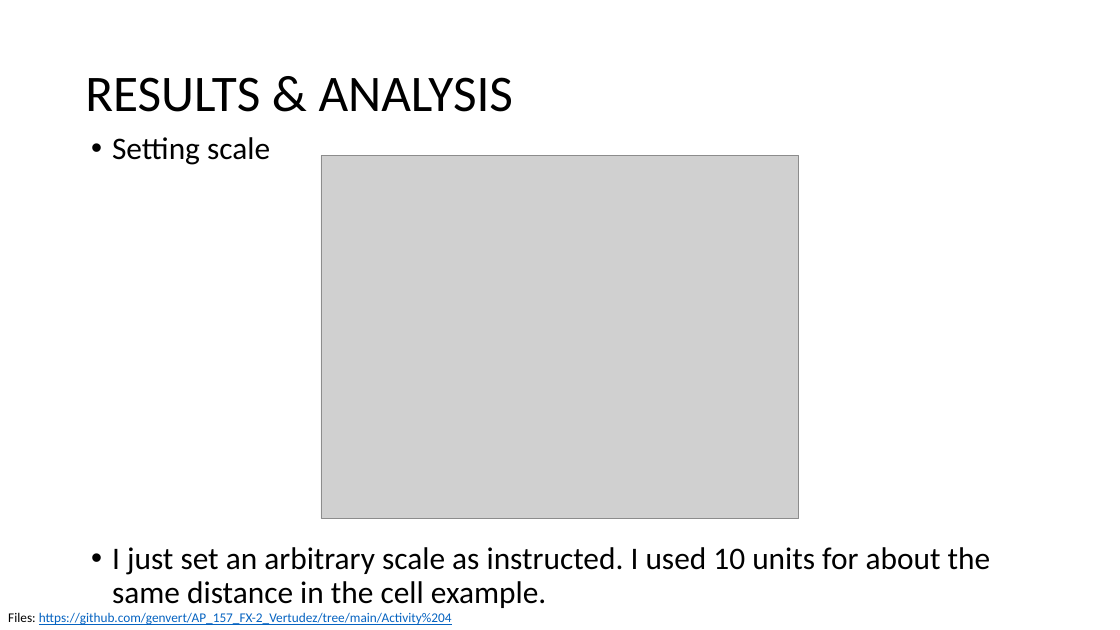
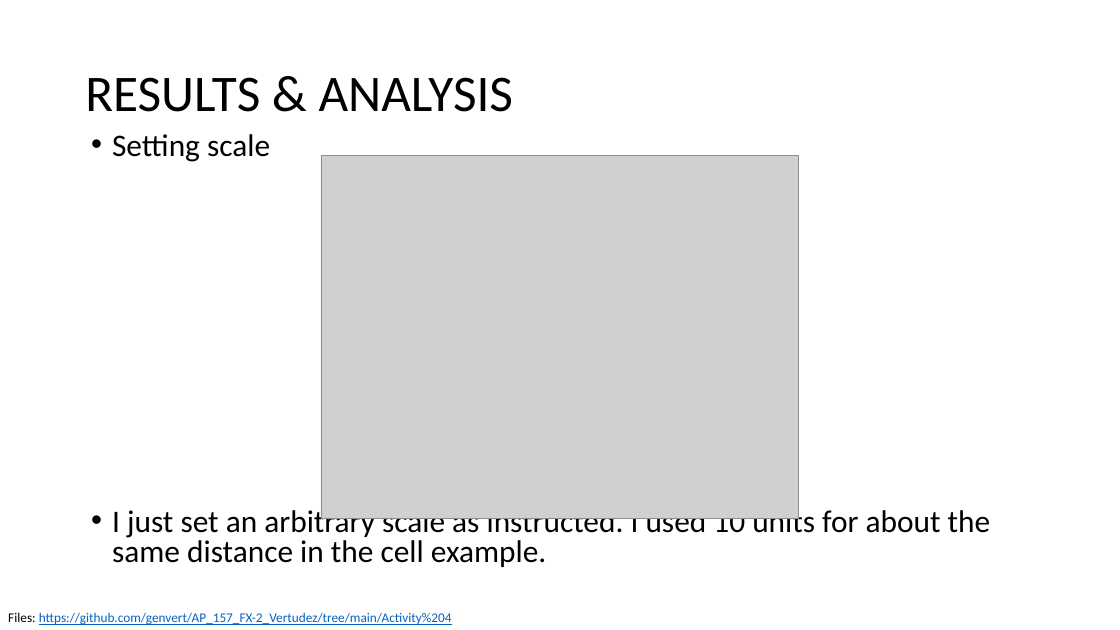
Before and after one commit to genvert/AP_157_FX-2_Vertudez, a slide deck: slide 4 of Activity 4/Vertudez_Activity_4_Report.pptx. Drawn at 1120x630 pixels with LibreOffice and Linux fonts; fonts in the diff are those of the drawing; grey boxes stand for pictures. Boxes give left, top, right and bottom in pixels: in the first picture for what was removed or moved away, otherwise in the second. Text is boxed around its words. In the diff, an @@ line names an element or a change of style, - is before the commit and + after.

```diff
--- a/Activity 4/Vertudez_Activity_4_Report.pptx
+++ b/Activity 4/Vertudez_Activity_4_Report.pptx
@@ text "Setting scale" at [112, 134, 991, 567]: line spacing 0.9 to 0.8 @@
```
Also in this commit, not shown: 1 other slide changed, 7 slides added, 10 other files.
